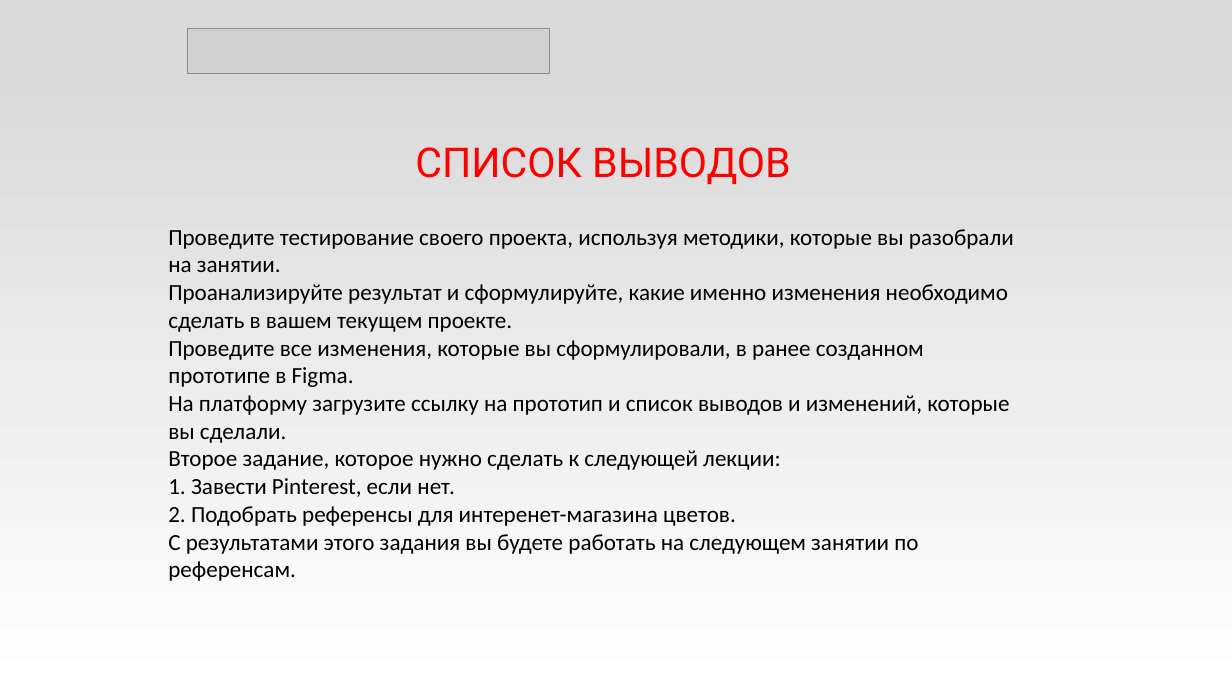
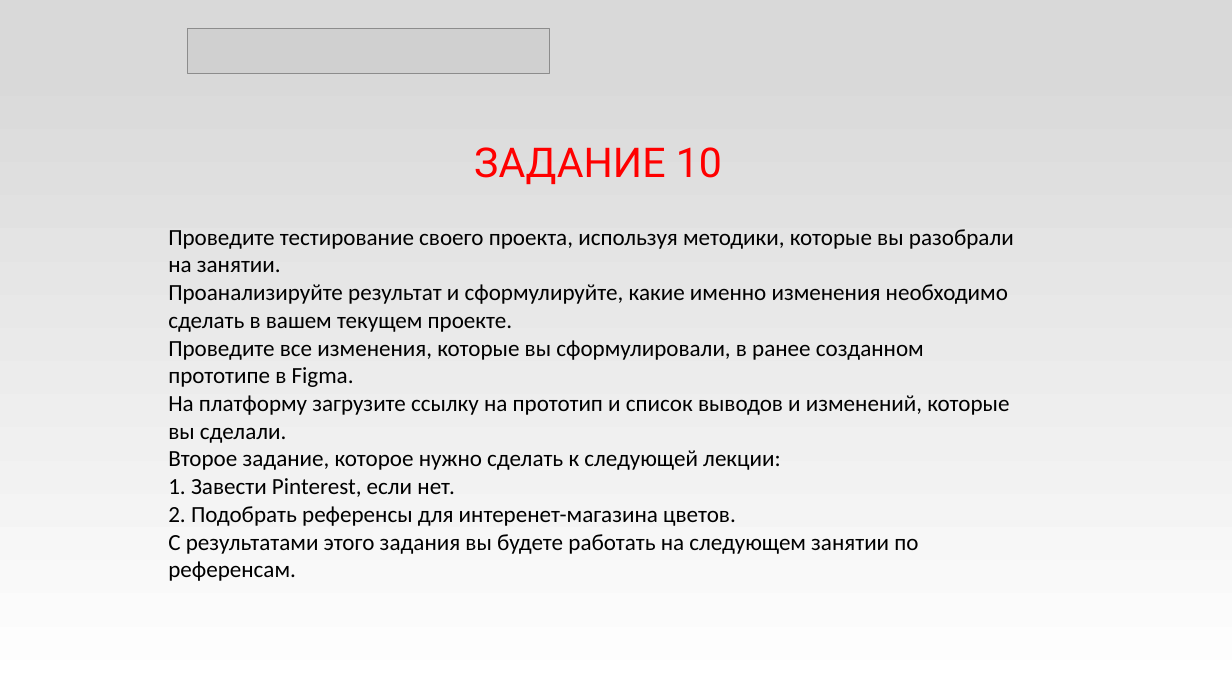
Before and after one commit to mindblower5000/gu-ui-ux, a slide deck: slide 31 of hw10-melchuk.pptx. Drawn at 1232x693 pixels with LibreOffice and Linux fonts; fonts in the diff are those of the drawing; grey boxes stand for pictures. Boxes give left, top, right and bottom in pixels: in the first picture for what was removed or moved away, otherwise in the second. Text is boxed around its words. In the diff, an @@ line names an element or a change of style, - is before the commit and + after.

```diff
--- a/hw10-melchuk.pptx
+++ b/hw10-melchuk.pptx
@@ title at (474,147,722,184): text changed @@
-СПИСОК ВЫВОДОВ
+ЗАДАНИЕ 10
```
Also in this commit, not shown: 1 other file.
